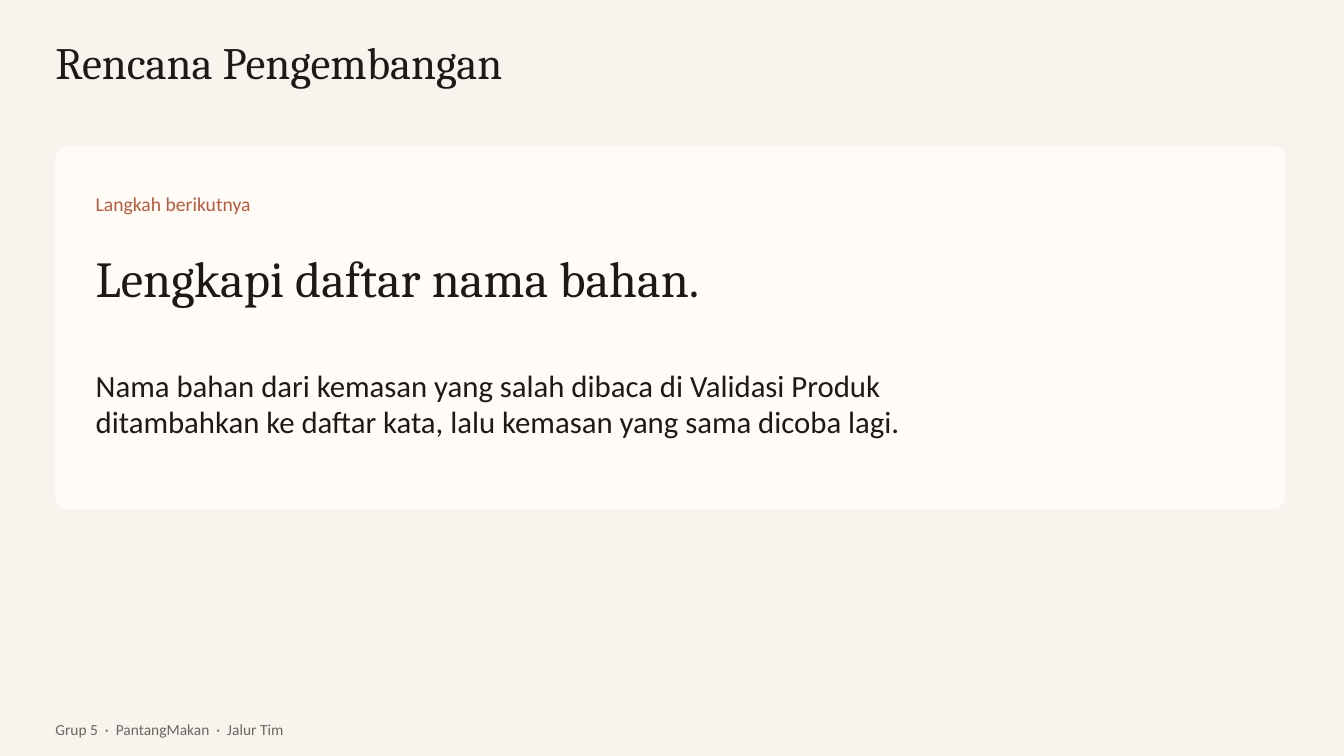
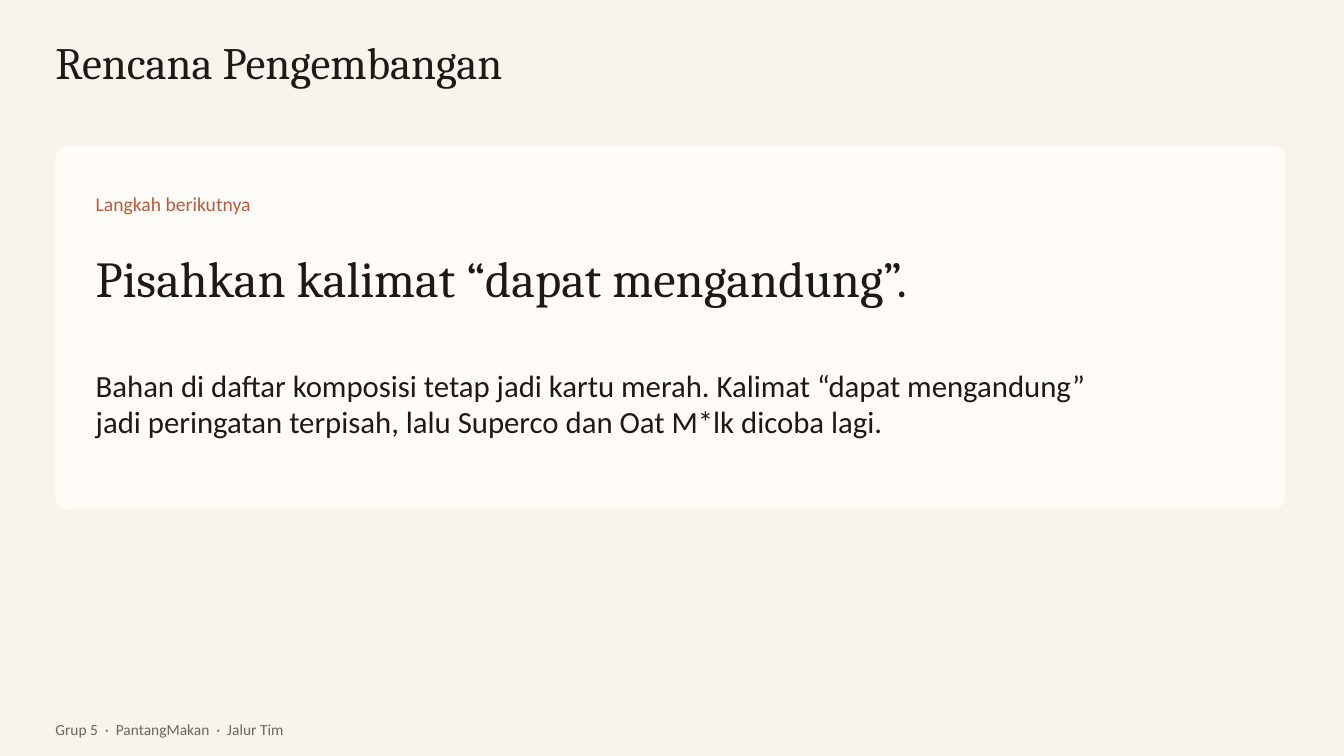
Before and after one commit to dendyramdhan/PantangMakan, a slide deck: slide 13 of presentasi/PantangMakan.pptx. Drawn at 1344x756 pixels with LibreOffice and Linux fonts; fonts in the diff are those of the drawing. Boxes give left, top, right and bottom in pixels: in the first picture for what was removed or moved away, otherwise in the second. Text is boxed around its words. In the diff, an @@ line names an element or a change of style, - is before the commit and + after.

Commit message:
Validasi: 10 foto label Open Food Facts, 8 benar; isi slide Validasi dan Rencana

```diff
--- a/presentasi/PantangMakan.pptx
+++ b/presentasi/PantangMakan.pptx
@@ text at box(96, 262, 907, 308): text changed @@
-Lengkapi daftar nama bahan.
+Pisahkan kalimat “dapat mengandung”.
@@ text at box(96, 375, 1085, 439): text changed @@
-Nama bahan dari kemasan yang salah dibaca di Validasi Produk
-ditambahkan ke daftar kata, lalu kemasan yang sama dicoba lagi.
+Bahan di daftar komposisi tetap jadi kartu merah. Kalimat “dapat mengandung”
+jadi peringatan terpisah, lalu Superco dan Oat M*lk dicoba lagi.
```
Also in this commit, not shown: 1 other slide changed, 14 other files.
